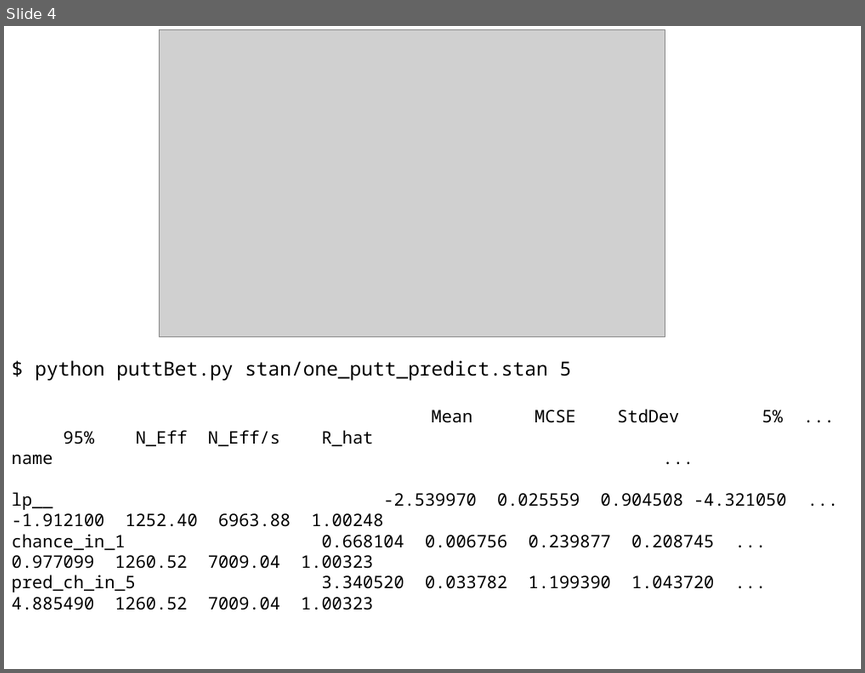
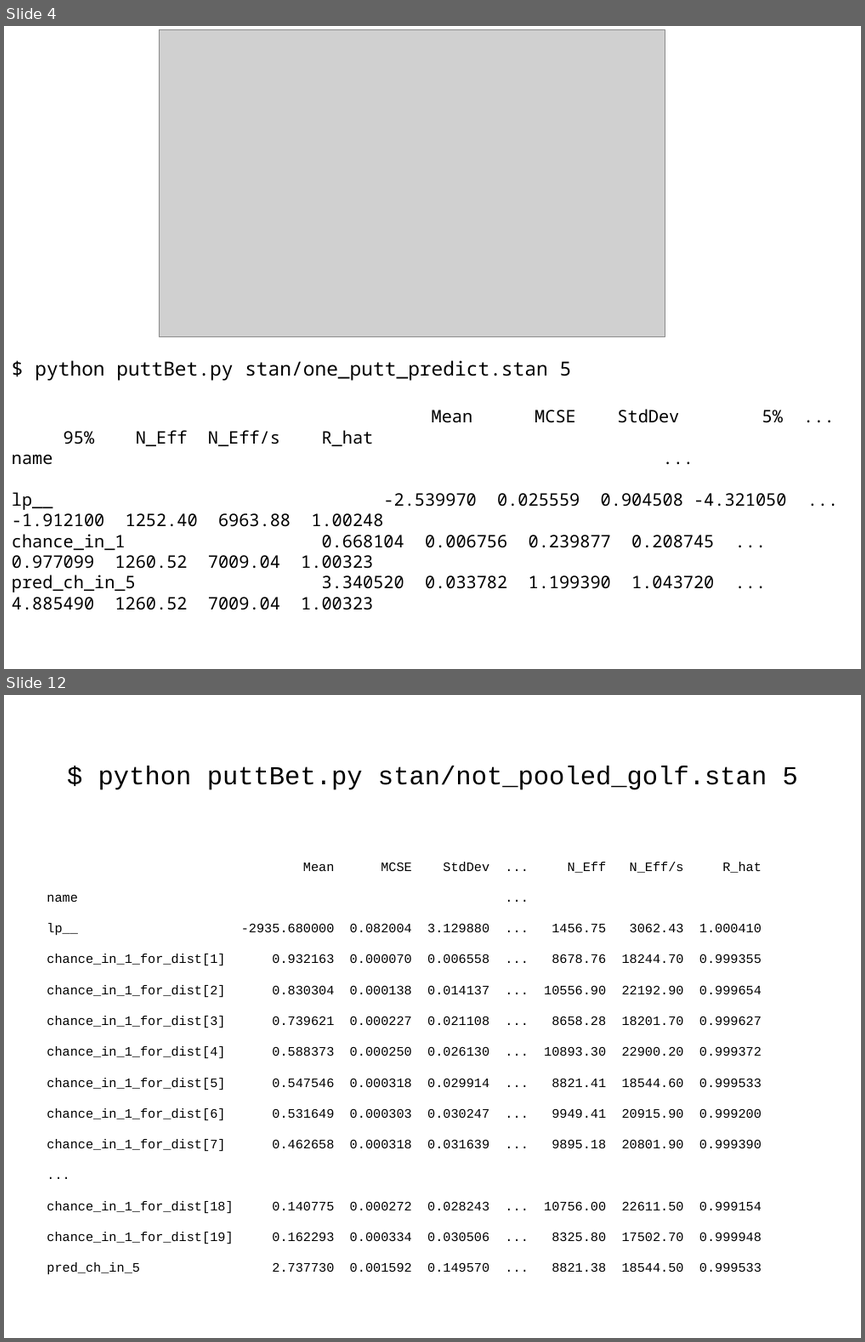
Before and after one commit to breckbaldwin/StanIsThePlanDist, a slide deck: slides/StanIsThePlanPyData2.odp. Shown one above the other, each under a label of ours: slide 4 before the commit, slides 4 and 12 after it; the slides between them are not shown. The pictures are 865x673 and 865x1342 pixels, drawn with LibreOffice and Linux fonts; fonts in the diff are those of the drawing; grey boxes stand for pictures. Boxes give left, top, right and bottom in pixels: in the first picture for what was removed or moved away, otherwise in the second. Text is boxed around its words. In the diff, an @@ line names an element or a change of style, - is before the commit and + after.

```diff
--- a/slides/StanIsThePlanPyData2.odp
+++ b/slides/StanIsThePlanPyData2.odp
@@ slide 12 added at [4,695,861,1338], background #FFFFFF @@
@@ title added at [98,766,798,790], 24 pt, text #000000 @@
+$ python puttBet.py stan/not_pooled_golf.stan 5
@@ text added at [46,862,761,1274], 12 pt, text #000000 @@
+Mean MCSE StdDev ... N_Eff N_Eff/s R_hat
+name ...
+lp__ -2935.680000 0.082004 3.129880 ... 1456.75 3062.43 1.000410
+chance_in_1_for_dist[1] 0.932163 0.000070 0.006558 ... 8678.76 18244.70 0.999355
+chance_in_1_for_dist[2] 0.830304 0.000138 0.014137 ... 10556.90 22192.90 0.999654
+chance_in_1_for_dist[3] 0.739621 0.000227 0.021108 ... 8658.28 18201.70 0.999627
+chance_in_1_for_dist[4] 0.588373 0.000250 0.026130 ... 10893.30 22900.20 0.999372
+chance_in_1_for_dist[5] 0.547546 0.000318 0.029914 ... 8821.41 18544.60 0.999533
+chance_in_1_for_dist[6] 0.531649 0.000303 0.030247 ... 9949.41 20915.90 0.999200
+chance_in_1_for_dist[7] 0.462658 0.000318 0.031639 ... 9895.18 20801.90 0.999390
+...
+chance_in_1_for_dist[18] 0.140775 0.000272 0.028243 ... 10756.00 22611.50 0.999154
+chance_in_1_for_dist[19] 0.162293 0.000334 0.030506 ... 8325.80 17502.70 0.999948
+pred_ch_in_5 2.737730 0.001592 0.149570 ... 8821.38 18544.50 0.999533
```
Also in this commit, not shown: 17 other slides added, 1 slide removed, 6 other files.
